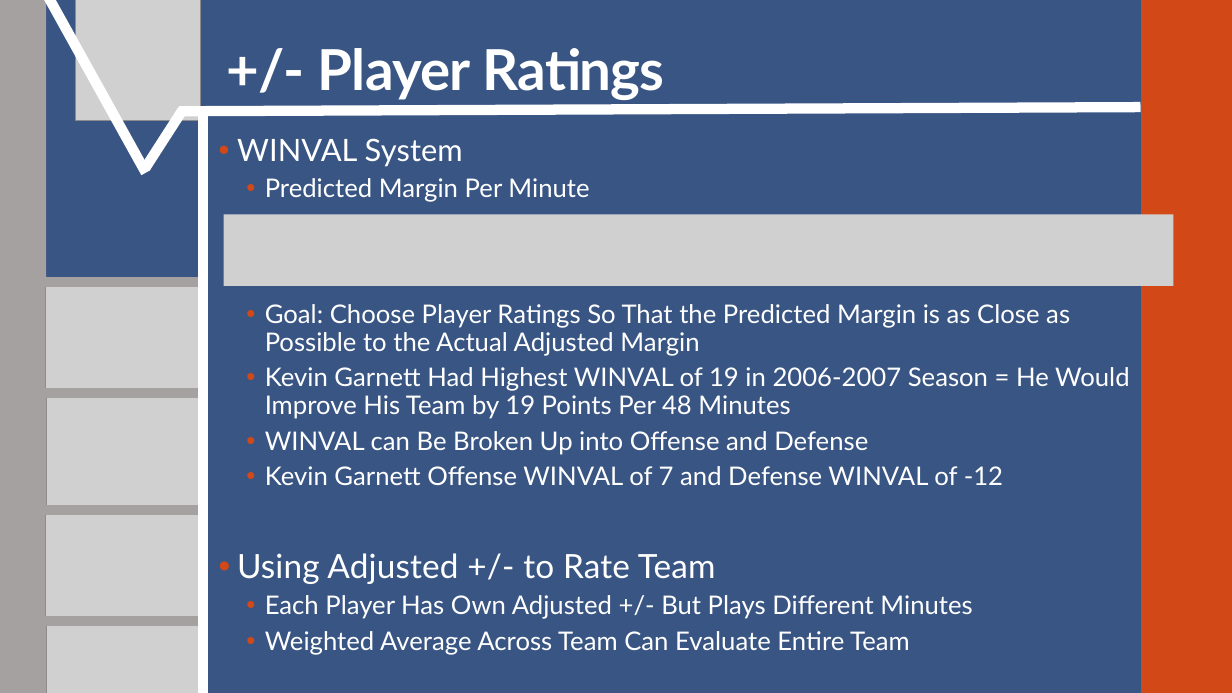
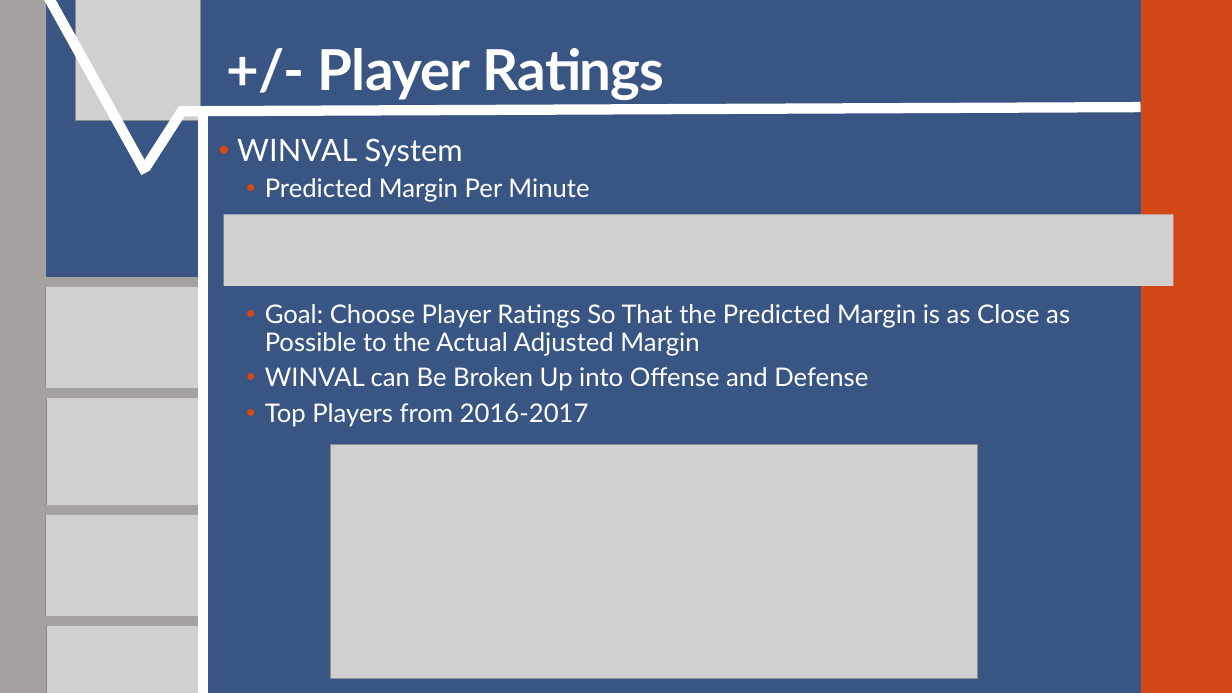
Before and after one commit to SuperMarioGiacomazzo/STOR538_WEBSITE, a slide deck: slide 11 of Slides/Basketball 2/Basketball_2_Lecture.pptx (slide 13 before the commit). Drawn at 1232x693 pixels with LibreOffice and Linux fonts; fonts in the diff are those of the drawing; grey boxes stand for pictures. Boxes give left, top, right and bottom in pixels: in the first picture for what was removed or moved away, otherwise in the second. Text is boxed around its words. In the diff, an @@ line names an element or a change of style, - is before the commit and + after.

```diff
--- a/Slides/Basketball 2/Basketball_2_Lecture.pptx
+++ b/Slides/Basketball 2/Basketball_2_Lecture.pptx
@@ text at bbox=[265, 367, 1130, 419]: paragraph removed @@
-  • Kevin Garnett Had Highest WINVAL of 19 in 2006-2007 Season = He Would Improve His Team by 19 Points Per 48 Minutes
@@ text at bbox=[265, 403, 589, 427]: text changed @@
-  • Kevin Garnett Offense WINVAL of 7 and Defense WINVAL of -12
-• Using Adjusted +/- to Rate Team
-  • Each Player Has Own Adjusted +/- But Plays Different Minutes
-  • Weighted Average Across Team Can Evaluate Entire Team
+  • Top Players from 2016-2017
@@ picture added at bbox=[331, 445, 978, 679] @@
```
Also in this commit, not shown: 2 other slides changed, 1 slide added, 3 slides removed, 6 other files.
